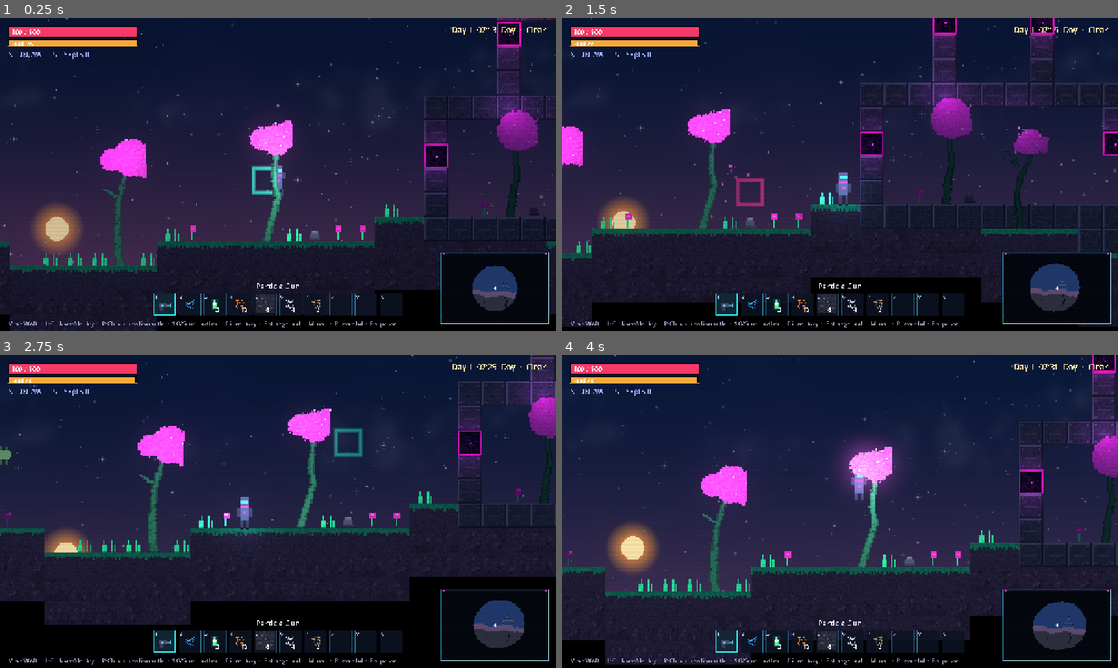
Above: before the commit, frames 1-4 (two rows, left to right).
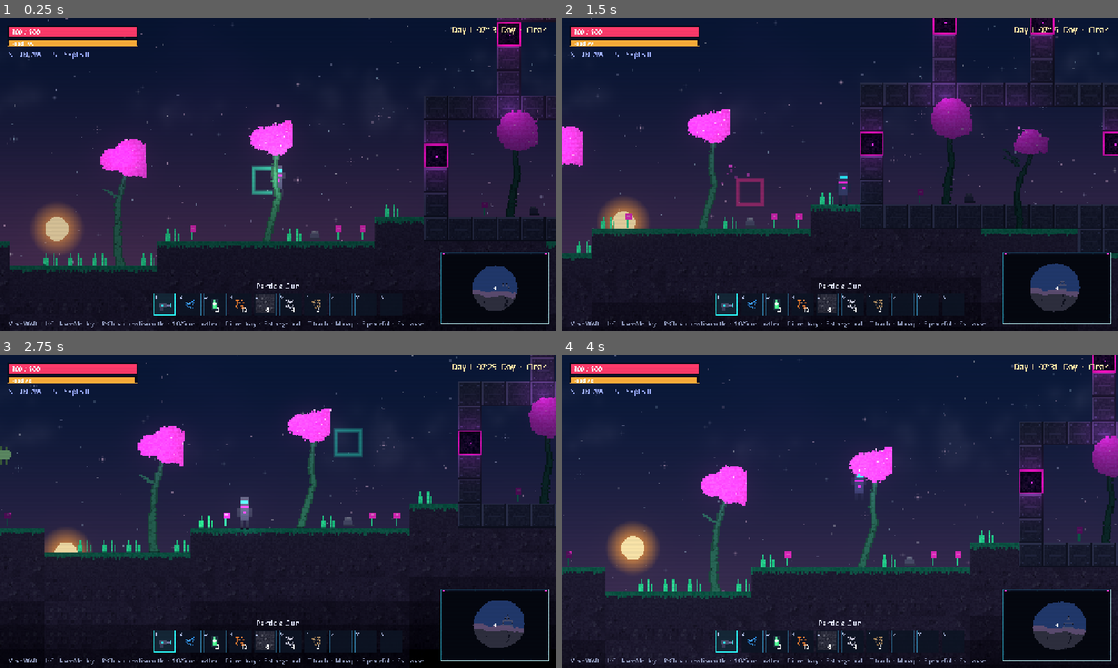
Above: after the commit, the same moments.

Repository: jaygriggsau/exocraft
Game: Godot game, scene res://scenes/Main.tscn
Two runs of this game, one before a commit and one after it. Both use one fixed random seed, a clock stepped at 60 frames per second and the inputs below.
Inputs (mouse positions are in pixels of both pictures, inside the frame that each line leads up to):
- Up to frame 1 (0.25 s): no input
- Up to frame 2 (1.5 s): tap Enter at 0.5 s; move the mouse to (962, 158) at 0.52 s; hold D (move_right) 0.53-1.25 s; tap T (torch, bound only after the commit) at 0.6 s; click (962, 158) at 0.67 s; tap Space (jump) at 0.77 s; drag from (728, 190) to (812, 237) at 1.27 s
- Up to frame 3 (2.75 s): move the mouse to (333, 442) at 2.02 s; hold A (move_left) from 2.03 s (still down); hold Shift (sprint) from 2.03 s (still down); tap T (torch, bound only after the commit) at 2.3 s
- Up to frame 4 (4 s): release A (move_left) at 2.75 s; release Shift (sprint) at 2.75 s; drag from (812, 574) to (673, 464) at 2.77 s; move the mouse to (1006, 558) at 3.52 s; hold D (move_right) from 3.53 s (still down); tap T (torch, bound only after the commit) at 3.6 s; tap Space (jump) at 3.77 s

The runs differ from the first frame. In frame 1, 2.6% of the frame differs, in the area x 0-100%, y 32-100%; in frame 2, 4.7%; in frame 3, 7.6%, in the area x 0-100%, y 21-100%; in frame 4, 5.2%.

Commit message:
Darker nights + toggleable torch, and soft-faded fog edges
Night: drop the night ambient floor much lower so nights are genuinely dark.
Torch: the player's headlamp is now a toggleable torch (key T) — a warm,
shadow-casting ~4-block glow with a soft fade; the always-on aura is dimmed so
dousing the torch actually goes dark.

Fog: replace the binary black fog (hard 1-tile edge) with graded opacity levels.
Reveal clears a circle and then fades fog back to solid over a few tiles, and
the fog also fades in from the surface ceiling — so explored edges are soft
gradients instead of a hard cut. (_fog stores per-tile level; only ever clears.)

https://claude.ai/code/session_01Lbtdt6KHnYyPZuVhH3cTWJ

Diff:
--- a/scripts/autoload/Art.gd
+++ b/scripts/autoload/Art.gd
@@ -21,7 +21,7 @@
 var decor_source_id := 0
 var fog_tileset: TileSet
 var fog_source_id := 0
-const FOG_VARIANTS := 3
+const FOG_LEVELS := 5      ## fog opacity steps (0 = faintest .. FOG_LEVELS-1 = solid) for a soft edge
 var water_tileset: TileSet
 var water_source_id := 0
 const WATER_LEVELS := 8  ## fill-height steps for the liquid simulation render
@@ -983,28 +983,23 @@
 # ---------------------------------------------------------------------------
 # Fog of war (cloudy murk over unexplored underground; non-solid)
 # ---------------------------------------------------------------------------
-func _make_fog_image(v: int) -> Image:
-	# solid black fog of war: fully opaque so unexplored ground is hidden
+func _make_fog_image(level: int) -> Image:
+	# black fog of war at graded opacity, so the explored edge fades out instead
+	# of being a hard cut. level 0 = faintest, FOG_LEVELS-1 = fully opaque.
+	var op := lerpf(0.26, 1.0, float(level) / float(FOG_LEVELS - 1))
 	var img := _new_image(TS, TS)
 	var rng := RandomNumberGenerator.new()
-	rng.seed = 4000 + v
+	rng.seed = 4000 + level
 	for y in TS:
 		for x in TS:
-			var k := rng.randf_range(0.0, 0.025)   # near-black with faint grain
-			img.set_pixel(x, y, Color(k, k, k + 0.01, 1.0))
-	# a few barely-lighter wisps so it reads as fog, not a flat void
-	for c in 4:
-		var cx := rng.randi_range(1, TS - 3)
-		var cy := rng.randi_range(1, TS - 3)
-		for i in 4:
-			var px := clampi(cx + rng.randi_range(0, 2), 0, TS - 1)
-			var py := clampi(cy + rng.randi_range(0, 2), 0, TS - 1)
-			img.set_pixel(px, py, Color(0.05, 0.055, 0.07, 1.0))
+			var k := rng.randf_range(0.0, 0.025)            # near-black with faint grain
+			var a := clampf(op + rng.randf_range(-0.03, 0.03), 0.0, 1.0)
+			img.set_pixel(x, y, Color(k, k, k + 0.01, a))
 	return img
 
 func _build_fog_tileset() -> void:
-	var atlas := _new_image(FOG_VARIANTS * TS, TS)
-	for v in FOG_VARIANTS:
+	var atlas := _new_image(FOG_LEVELS * TS, TS)
+	for v in FOG_LEVELS:
 		atlas.blit_rect(_make_fog_image(v), Rect2i(0, 0, TS, TS), Vector2i(v * TS, 0))
 	var tex := ImageTexture.create_from_image(atlas)
 	var ts := TileSet.new()
@@ -1013,12 +1008,12 @@
 	src.texture = tex
 	src.texture_region_size = Vector2i(TS, TS)
 	fog_source_id = ts.add_source(src, 0)
-	for v in FOG_VARIANTS:
+	for v in FOG_LEVELS:
 		src.create_tile(Vector2i(v, 0))
 	fog_tileset = ts
 
-func fog_atlas_coords(v: int) -> Vector2i:
-	return Vector2i(v, 0)
+func fog_atlas_coords(level: int) -> Vector2i:
+	return Vector2i(level, 0)
 
 # ---------------------------------------------------------------------------
 # Liquid (translucent cyan coolant; rendered at WATER_LEVELS fill heights)
--- a/scripts/autoload/Game.gd
+++ b/scripts/autoload/Game.gd
@@ -59,6 +59,7 @@
 	_add_action("sprint", [KEY_SHIFT])
 	_add_action("interact", [KEY_F])   # open a nearby storage pod
 	_add_action("map", [KEY_M])        # toggle the fullscreen map
+	_add_action("torch", [KEY_T])      # toggle the player's torch
 
 func _add_action(name: String, keys: Array) -> void:
 	if InputMap.has_action(name):
--- a/scripts/player/Player.gd
+++ b/scripts/player/Player.gd
@@ -35,6 +35,7 @@
 var inv: Inventory
 var sprite: AnimatedSprite2D
 var fx: MiningFX
+var _torch: PointLight2D
 var facing := 1
 var _anim := ""
 var _recoil := Vector2.ZERO
@@ -77,22 +78,23 @@
 	add_child(cam)
 	cam.make_current()
 
-	# shadow-casting headlamp so caves and night are explorable
-	var lamp := PointLight2D.new()
-	lamp.texture = Art.light_texture()
-	lamp.color = Color(1.0, 0.96, 0.86)
-	lamp.energy = 1.05
-	lamp.scale = Vector2(1.25, 1.25)
-	lamp.shadow_enabled = true
-	lamp.shadow_filter = Light2D.SHADOW_FILTER_PCF5
-	lamp.position = Vector2(0, -6)
-	add_child(lamp)
-	# soft personal glow that ignores walls, so the player is always visible
+	# a toggleable torch (key T): a warm, shadow-casting glow ~4 blocks across
+	# with a soft fade. Off by default-ish? No — on, but you can douse it.
+	_torch = PointLight2D.new()
+	_torch.texture = Art.light_texture()
+	_torch.color = Color(1.0, 0.82, 0.5)
+	_torch.energy = 1.25
+	_torch.scale = Vector2(0.7, 0.7)            # ~90px radius (~4 blocks lit, fading out)
+	_torch.shadow_enabled = true
+	_torch.shadow_filter = Light2D.SHADOW_FILTER_PCF5
+	_torch.position = Vector2(0, -6)
+	add_child(_torch)
+	# a faint personal glow that ignores walls, so you're never pitch-invisible
 	var aura := PointLight2D.new()
 	aura.texture = Art.light_texture()
-	aura.color = Color(0.6, 0.8, 1.0)
-	aura.energy = 0.5
-	aura.scale = Vector2(0.45, 0.45)
+	aura.color = Color(0.55, 0.72, 1.0)
+	aura.energy = 0.35
+	aura.scale = Vector2(0.3, 0.3)
 	add_child(aura)
 
 	# the particle-gun mining effect lives in world space
@@ -118,6 +120,9 @@
 	_door_cd = maxf(0.0, _door_cd - dt)
 	_fire_cd = maxf(0.0, _fire_cd - dt)
 	_invuln = maxf(0.0, _invuln - dt)
+
+	if Input.is_action_just_pressed("torch"):
+		_torch.visible = not _torch.visible
 
 	# hunger drains over time (faster while sprinting); empty hunger starves you,
 	# and you only regenerate health while reasonably well fed
--- a/scripts/ui/HUD.gd
+++ b/scripts/ui/HUD.gd
@@ -550,7 +550,7 @@
 	_kin_label.visible = false
 	add_child_control(_kin_label)
 
-	_hint = _make_label("Move WAD  •  L-Click use/deploy  •  R-Click mine/dismantle  •  1-0/Scroll hotbar  •  E inventory  •  F storage pod  •  M map  •  P peaceful  •  Esc pause", 13)
+	_hint = _make_label("Move WAD  •  L-Click use/deploy  •  R-Click mine/dismantle  •  1-0/Scroll hotbar  •  E inventory  •  F storage pod  •  T torch  •  M map  •  P peaceful  •  Esc pause", 13)
 	_hint.modulate = Color(0.7, 0.75, 0.9, 0.8)
 	add_child_control(_hint)
 
--- a/scripts/world/DayNight.gd
+++ b/scripts/world/DayNight.gd
@@ -14,7 +14,7 @@
 const SUN_SHADOWS := true
 
 # tunable palette ----------------------------------------------------------
-const AMBIENT_NIGHT := Color(0.10, 0.12, 0.20)
+const AMBIENT_NIGHT := Color(0.035, 0.04, 0.075)   # deep dark night (use a torch!)
 const AMBIENT_DAY := Color(0.42, 0.45, 0.52)
 const SKY_TOP_NIGHT := Color(0.02, 0.02, 0.06)
 const SKY_TOP_DAY := Color(0.10, 0.22, 0.44)
--- a/scripts/world/World.gd
+++ b/scripts/world/World.gd
@@ -36,7 +36,7 @@
 var _water_active := {}             # Vector2i -> true (cells to simulate next step)
 var _watered_chunks := {}           # Vector2i -> true (natural water already seeded)
 var _water_accum := 0.0
-var _explored := {}                 # Vector2i tile -> true (revealed)
+var _fog := {}                      # Vector2i tile -> fog level (-1 cleared .. FOG_LEVELS-1 solid)
 var _mapped := {}                   # Vector2i tile -> true (revealed on the minimap)
 var _last_reveal := Vector2i(999999, 999999)
 var chunks := {}                    # Vector2i -> PackedInt32Array
@@ -139,7 +139,8 @@
 	_last_center = center
 	_stream(center)
 
-const REVEAL_RADIUS := 3        ## in-world black-fog vision radius (kept tighter than the view)
+const REVEAL_CLEAR := 3         ## tiles fully cleared of fog around the player
+const REVEAL_FADE := 4          ## extra tiles over which the fog fades back to solid
 const MAP_RADIUS := 26          ## how far the minimap reveals around the player
 
 # ---------------------------------------------------------------------------
@@ -350,23 +351,47 @@
 				_water_active[Vector2i(tx, ty)] = true
 
 func _reveal_around(c: Vector2i) -> void:
-	# clear the in-world fog within a circle of the player (underground only)
-	for dy in range(-REVEAL_RADIUS, REVEAL_RADIUS + 1):
-		for dx in range(-REVEAL_RADIUS, REVEAL_RADIUS + 1):
-			if dx * dx + dy * dy > REVEAL_RADIUS * REVEAL_RADIUS:
+	# burn the in-world fog away in a soft circle around the player: fully clear
+	# within REVEAL_CLEAR, then graded back to solid over REVEAL_FADE tiles
+	var r := REVEAL_CLEAR + REVEAL_FADE
+	for dy in range(-r, r + 1):
+		for dx in range(-r, r + 1):
+			var d2 := dx * dx + dy * dy
+			if d2 > r * r:
 				continue
 			var t := Vector2i(c.x + dx, c.y + dy)
-			if _explored.has(t):
-				continue
 			if t.y <= surface_height(t.x) + 2:
 				continue
-			_explored[t] = true
-			fog_map.erase_cell(t)
+			var d := sqrt(float(d2))
+			var target := -1
+			if d > REVEAL_CLEAR:
+				var f := (d - REVEAL_CLEAR) / float(REVEAL_FADE)   # 0..1 across the ring
+				target = clampi(int(floor(f * Art.FOG_LEVELS)), 0, Art.FOG_LEVELS - 1)
+			if target < _fog_level(t):                              # only ever clear, never re-fog
+				_fog[t] = target
+				_apply_fog(t)
 	# reveal a wider area on the minimap (everywhere, stays revealed)
 	for dy in range(-MAP_RADIUS, MAP_RADIUS + 1):
 		for dx in range(-MAP_RADIUS, MAP_RADIUS + 1):
 			if dx * dx + dy * dy <= MAP_RADIUS * MAP_RADIUS:
 				_mapped[Vector2i(c.x + dx, c.y + dy)] = true
+
+## Fog level for a tile: a stored (revealed) value, else the default that fades
+## in from the surface ceiling so the top edge of the fog isn't a hard line.
+func _fog_level(t: Vector2i) -> int:
+	if _fog.has(t):
+		return _fog[t]
+	var top := surface_height(t.x) + 3
+	if t.y < top:
+		return -1
+	return clampi(t.y - top, 0, Art.FOG_LEVELS - 1)
+
+func _apply_fog(t: Vector2i) -> void:
+	var lvl := _fog_level(t)
+	if lvl < 0:
+		fog_map.erase_cell(t)
+	else:
+		fog_map.set_cell(t, Art.fog_source_id, Art.fog_atlas_coords(lvl))
 
 func is_explored(t: Vector2i) -> bool:
 	return _mapped.has(t)
@@ -387,10 +412,10 @@
 			if ty < fog_top:
 				continue
 			var t := Vector2i(tx, ty)
-			if _explored.has(t):
-				continue
-			var v: int = absi(tx * 49297 + ty * 233) % Art.FOG_VARIANTS
-			fog_map.set_cell(t, Art.fog_source_id, Art.fog_atlas_coords(v))
+			# stored level if revealed, else fade in from the ceiling
+			var lvl: int = _fog.get(t, clampi(ty - fog_top, 0, Art.FOG_LEVELS - 1))
+			if lvl >= 0:
+				fog_map.set_cell(t, Art.fog_source_id, Art.fog_atlas_coords(lvl))
 
 func _unfog_chunk(cc: Vector2i) -> void:
 	var ox := cc.x * CHUNK
Not shown, changed: README.md
